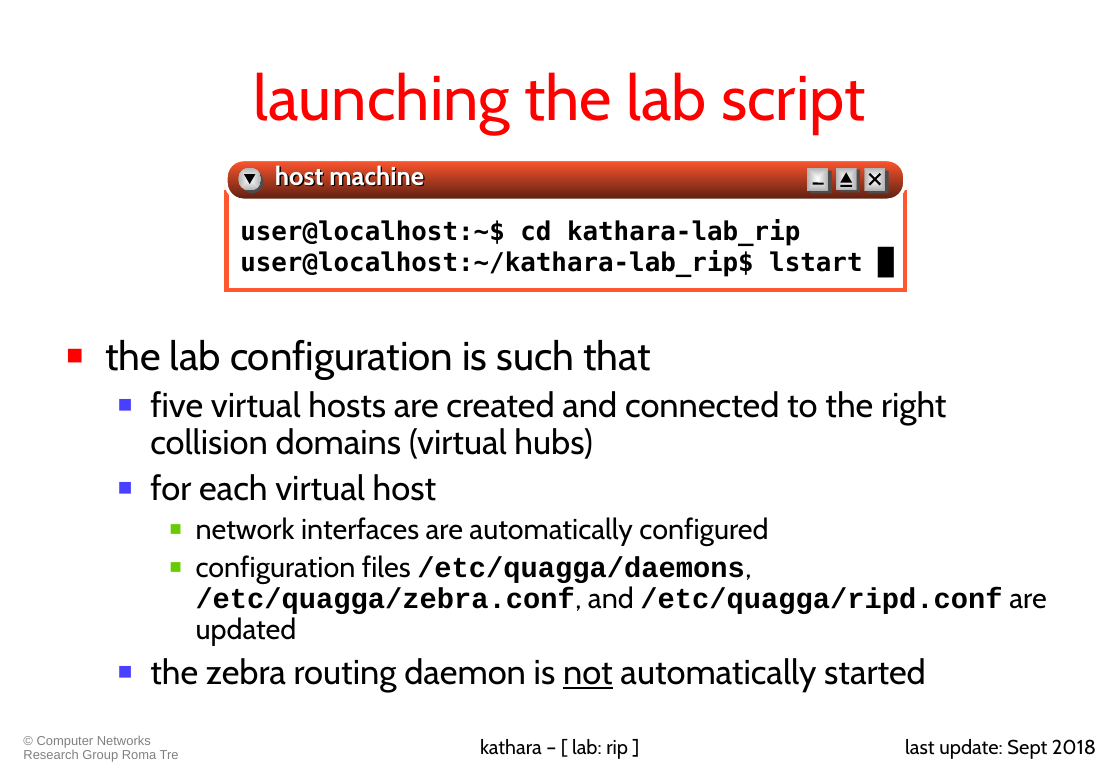
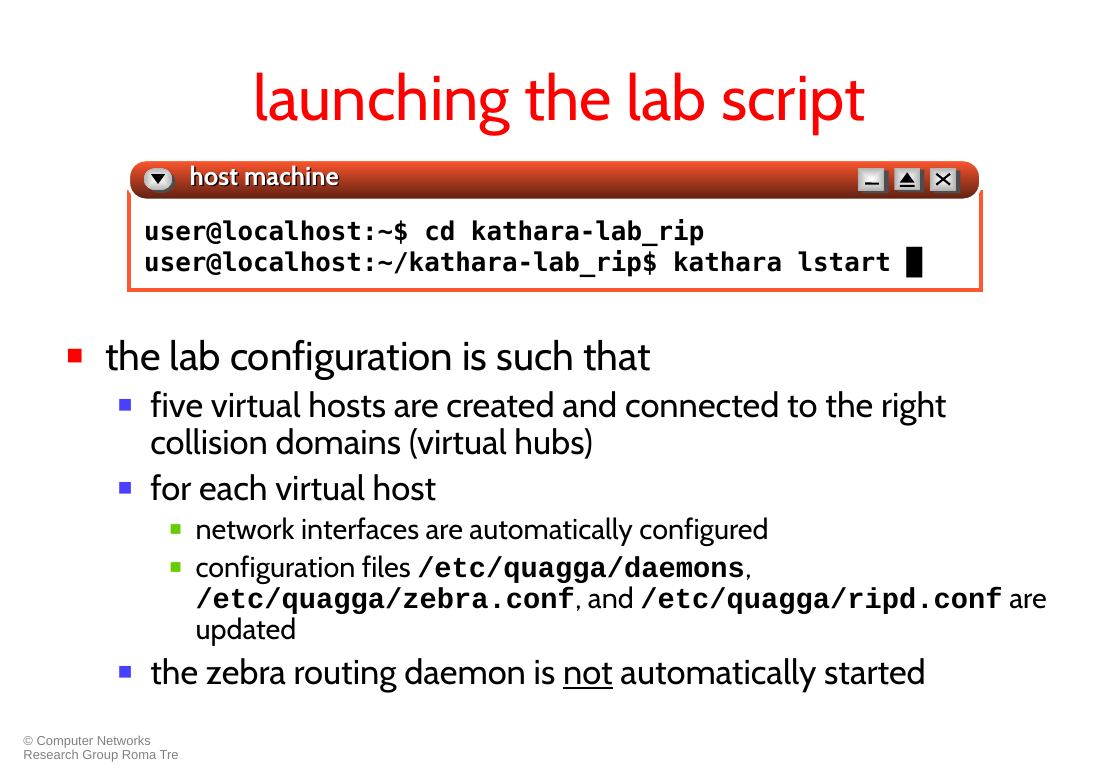
Before and after one commit to KatharaFramework/Kathara-Labs, a slide deck: slide 10 of Intradomain Routing/RIP/007-kathara-lab_rip.ppt. Drawn at 1120x775 pixels with LibreOffice and Linux fonts; fonts in the diff are those of the drawing. Boxes give left, top, right and bottom in pixels: in the first picture for what was removed or moved away, otherwise in the second. Text is boxed around its words. In the diff, an @@ line names an element or a change of style, - is before the commit and + after.

```diff
--- a/Intradomain Routing/RIP/007-kathara-lab_rip.ppt
+++ b/Intradomain Routing/RIP/007-kathara-lab_rip.ppt
@@ rounded rectangle: place and size @@
-rounded rectangle at <box>226,160,905,200</box>
+rounded rectangle at <box>128,160,981,200</box>
@@ ellipse: place and size @@
-ellipse at <box>239,167,261,190</box>
+ellipse at <box>144,167,173,190</box>
@@ ellipse: place and size @@
-ellipse at <box>241,170,263,193</box>
+ellipse at <box>147,170,176,193</box>
@@ triangle: place and size @@
-triangle at <box>244,175,255,185</box>
+triangle at <box>151,175,165,185</box>
@@ text "host machine": place and size @@
-text "host machine" at <box>275,165,424,191</box>
+text "host machine" at <box>190,165,339,191</box>
@@ rectangle: place and size @@
-rectangle at <box>864,168,884,191</box>
+rectangle at <box>858,168,884,191</box>
@@ rectangle: place and size @@
-rectangle at <box>867,170,888,193</box>
+rectangle at <box>862,170,889,193</box>
@@ rectangle: place and size @@
-rectangle at <box>836,167,857,190</box>
+rectangle at <box>894,167,920,190</box>
@@ rectangle: place and size @@
-rectangle at <box>839,169,860,192</box>
+rectangle at <box>898,169,924,192</box>
@@ triangle: place and size @@
-triangle at <box>840,173,851,183</box>
+triangle at <box>899,173,913,183</box>
@@ rectangle: place and size @@
-rectangle at <box>807,168,828,191</box>
+rectangle at <box>930,168,957,191</box>
@@ rectangle: place and size @@
-rectangle at <box>810,170,831,193</box>
+rectangle at <box>934,170,961,193</box>
@@ line moved from (869, 185) - (880, 174) to (936, 185) - (950, 174) @@
@@ line moved from (869, 174) - (880, 185) to (936, 174) - (950, 185) @@
@@ rectangle: place and size @@
-rectangle at <box>226,192,904,290</box>
+rectangle at <box>129,192,981,290</box>
@@ line moved from (840, 186) - (851, 186) to (865, 184) - (878, 184) @@
@@ line moved from (812, 184) - (823, 184) to (899, 186) - (914, 186) @@
@@ text "user@localhost:~$ cd kathara-lab_rip": place and size @@
-text "user@localhost:~$ cd kathara-lab_rip" at <box>240,220,862,277</box>
+text "user@localhost:~$ cd kathara-lab_rip" at <box>144,220,891,277</box>
@@ text at <box>144,251,891,277</box>: text changed @@
-user@localhost:~/kathara-lab_rip$ lstart █
+user@localhost:~/kathara-lab_rip$ kathara lstart █
@@ text removed at <box>480,739,628,759</box> @@
-kathara – [ lab: rip ]
@@ text removed at <box>905,739,1096,759</box> @@
-last update: Sept 2018
```
Also in this commit, not shown: 23 other slides changed, 1 other file.
